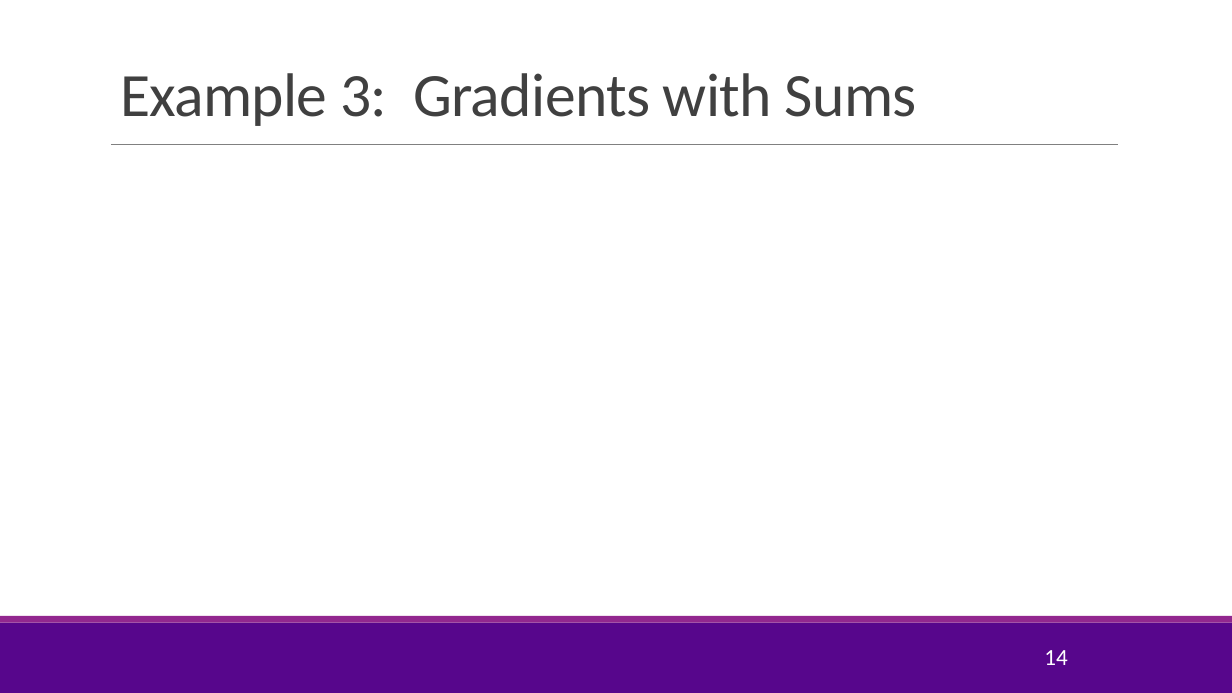
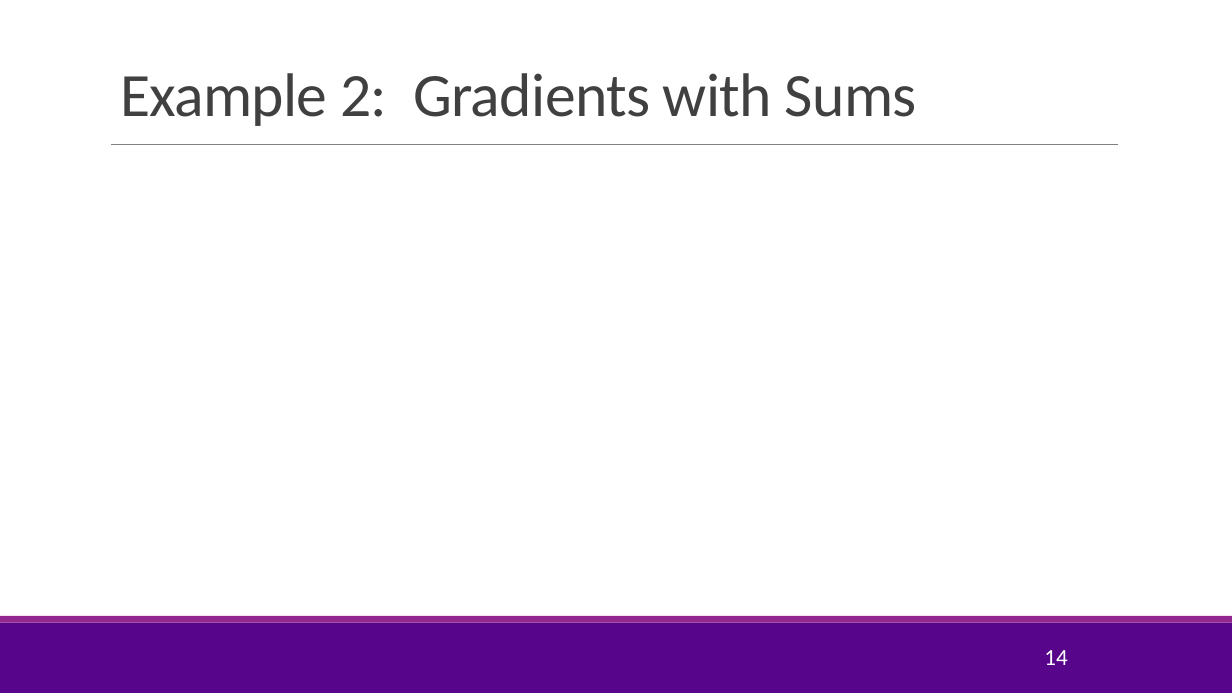
Before and after one commit to sdrangan/introml, a slide deck: slide 14 of lectures/Lect07_Optim.pptx. Drawn at 1232x693 pixels with LibreOffice and Linux fonts; fonts in the diff are those of the drawing; grey boxes stand for pictures; background and template pictures are left out. Boxes give left, top, right and bottom in pixels: in the first picture for what was removed or moved away, otherwise in the second. Text is boxed around its words. In the diff, an @@ line names an element or a change of style, - is before the commit and + after.

```diff
--- a/lectures/Lect07_Optim.pptx
+++ b/lectures/Lect07_Optim.pptx
@@ title at box(120, 73, 917, 126): text changed @@
-Example 3: Gradients with Sums
+Example 2: Gradients with Sums
```
Also in this commit, not shown: 7 other slides changed, 2 slides added, 3 other files.
